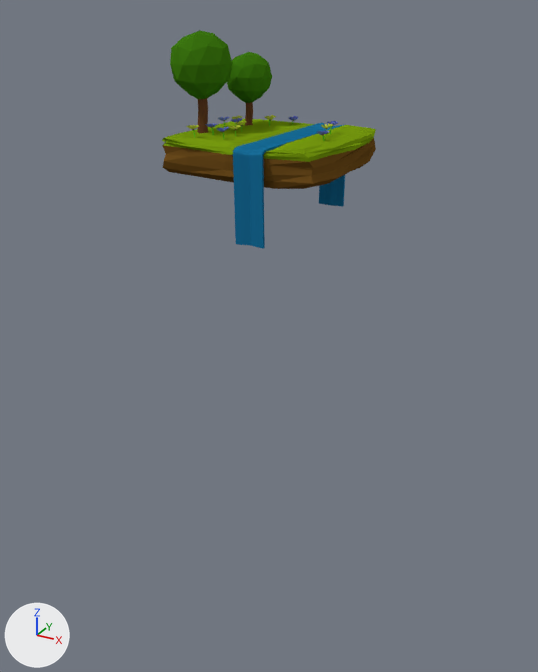
The Blender file 01-Models/JM-FrühlingsinselFertig.blend as it was, and as the next commit left it.
The view is the same before and after, from a 50 mm lens placed at (27.7, -50.8, 11.4), pointed at (-0.4, 0.2, -14.1). The axes (+X, +Y, +Z) are drawn at lower left. The lights are the same throughout.

In view in the first picture: 'Baum1', 'Baum1.001', 'Frühlingsinsel'.
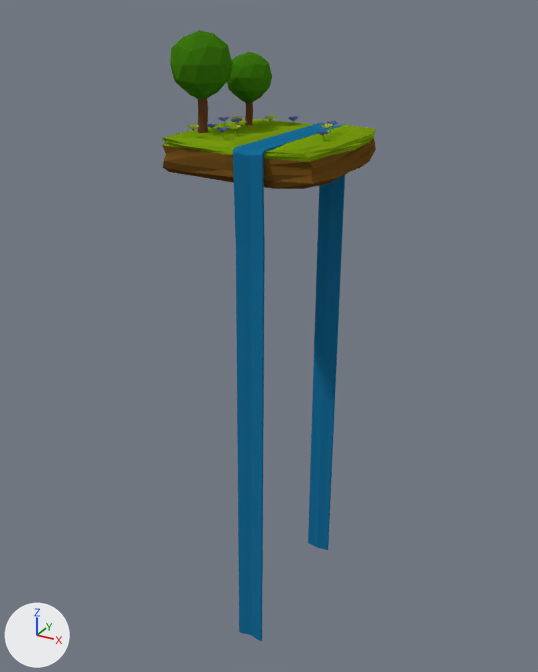
Pixel boxes [x1, y1, x2, y2] of what changed, in the pictures (538 x 672 px):
'Frühlingsinsel', reshaped (299% taller): before [162, 119, 376, 249]; after [162, 119, 376, 641]
part 1 of me_cube_001, built on (blue): after [236, 204, 344, 641]

Edits to the bpy script that builds the scene:
```text
Change me_cube_001:
    used by ob_frühlingsinsel; location = (0.0, 0.0, 0.0); scale = (3.22, 3.22, 3.22)
    remove me_cube_001.from_pydata(...)  # 444 vertices, 440 faces; spans x -2.21..2.16, y -2.2..2.25, z -1.24..0.92
    add me_cube_001.from_pydata(...)  # 476 vertices, 472 faces; spans x -2.21..2.16, y -2.35..2.25, z -12.47..0.92
    me_cube_001 part 1
    18 vertices are removed from x 0.42..0.77, y -2.1..2.17, z -1.24
    32 faces are deleted
    21 vertices are added at x 0.25..0.95, y -2.31..2.05, z -12.47..-12.44
    13 new vertices lie (0.0, -0.2, -11.2) away from vertices in x 0.25..0.95, y -2.15..-2.02, z -1.24
    8 new vertices lie (0.0, -0.11, -11.23) away from vertices in x 0.25..0.95, y 2.09..2.19, z -1.24
    8 new vertices lie (0.0, -0.12, -11.23) away from vertices in x 0.25..0.95, y 2.16..2.21, z -1.24
    64 new faces join them, mat_material (blue #196e9b)
```
